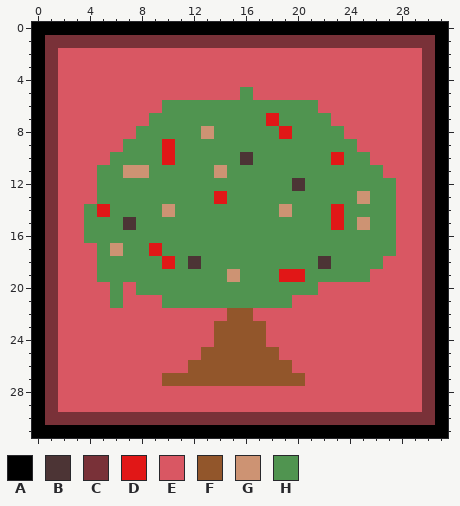
Pixel-art sprite, stored at assets/shrubbutton.png. The picture above was drawn from the file before the commit.
The file is 32x32 pixels.
Palette (. is transparent): A #000000  B #4c3435  C #793138  D #e11717  E #d95763  F #92562b  G #cd9373  H #509450
Pixels before, first column x 0:
 0 AAAAAAAAAAAAAAAAAAAAAAAAAAAAAAAA
 1 ACCCCCCCCCCCCCCCCCCCCCCCCCCCCCCA
 2 ACEEEEEEEEEEEEEEEEEEEEEEEEEEEECA
 3 ACEEEEEEEEEEEEEEEEEEEEEEEEEEEECA
 4 ACEEEEEEEEEEEEEEEEEEEEEEEEEEEECA
 5 ACEEEEEEEEEEEEEEHEEEEEEEEEEEEECA
 6 ACEEEEEEEEHHHHHHHHHHHHEEEEEEEECA
 7 ACEEEEEEEHHHHHHHHHDHHHHEEEEEEECA
 8 ACEEEEEEHHHHHGHHHHHDHHHHEEEEEECA
 9 ACEEEEEHHHDHHHHHHHHHHHHHHEEEEECA
10 ACEEEEHHHHDHHHHHBHHHHHHDHHEEEECA
11 ACEEEHHGGHHHHHGHHHHHHHHHHHHEEECA
12 ACEEEHHHHHHHHHHHHHHHBHHHHHHHEECA
13 ACEEEHHHHHHHHHDHHHHHHHHHHGHHEECA
14 ACEEHDHHHHGHHHHHHHHGHHHDHHHHEECA
15 ACEEHHHBHHHHHHHHHHHHHHHDHGHHEECA
16 ACEEHHHHHHHHHHHHHHHHHHHHHHHHEECA
17 ACEEEHGHHDHHHHHHHHHHHHHHHHHHEECA
18 ACEEEHHHHHDHBHHHHHHHHHBHHHHEEECA
19 ACEEEHHHHHHHHHHGHHHDDHHHHHEEEECA
20 ACEEEEHEHHHHHHHHHHHHHHEEEEEEEECA
21 ACEEEEHEEEHHHHHHHHHHEEEEEEEEEECA
22 ACEEEEEEEEEEEEEFFEEEEEEEEEEEEECA
23 ACEEEEEEEEEEEEFFFFEEEEEEEEEEEECA
24 ACEEEEEEEEEEEEFFFFEEEEEEEEEEEECA
25 ACEEEEEEEEEEEFFFFFFEEEEEEEEEEECA
26 ACEEEEEEEEEEFFFFFFFFEEEEEEEEEECA
27 ACEEEEEEEEFFFFFFFFFFFEEEEEEEEECA
28 ACEEEEEEEEEEEEEEEEEEEEEEEEEEEECA
29 ACEEEEEEEEEEEEEEEEEEEEEEEEEEEECA
30 ACCCCCCCCCCCCCCCCCCCCCCCCCCCCCCA
31 AAAAAAAAAAAAAAAAAAAAAAAAAAAAAAAA
The result:
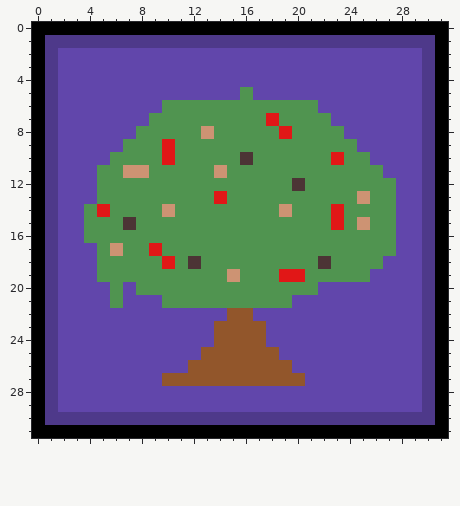
From old to new:
Colour C changes from #793138 to #4e398a.
Colour E changes from #d95763 to #6146ab.
Where, in picture pixels (left, top, right, bottom), the same in both pictures:
changed: (45, 35, 435, 425)
